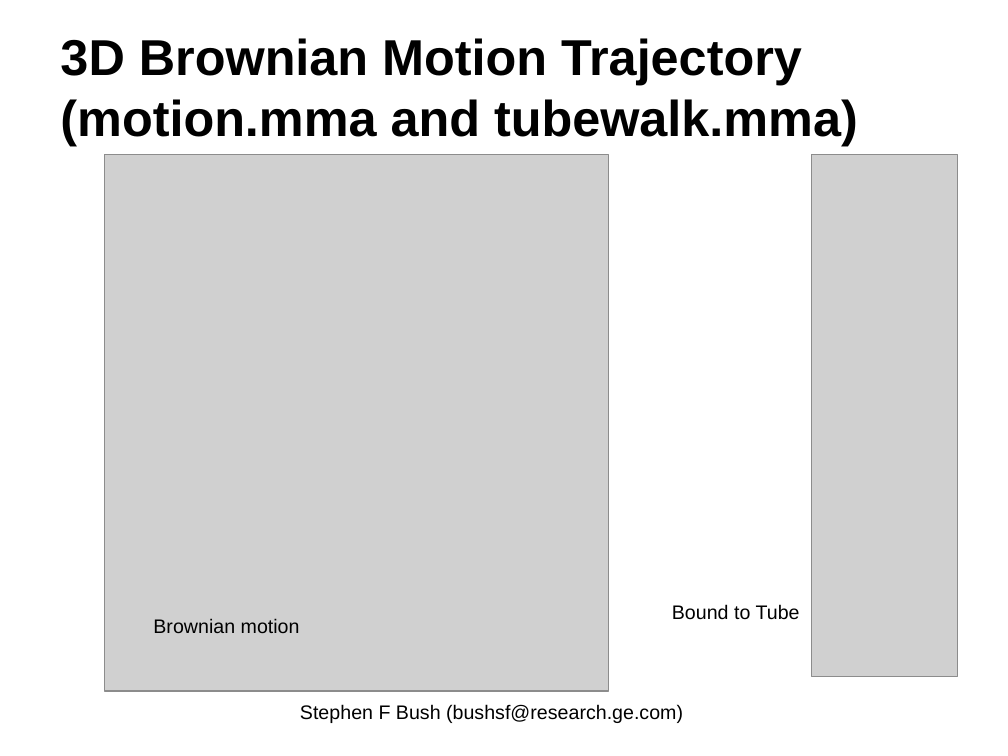
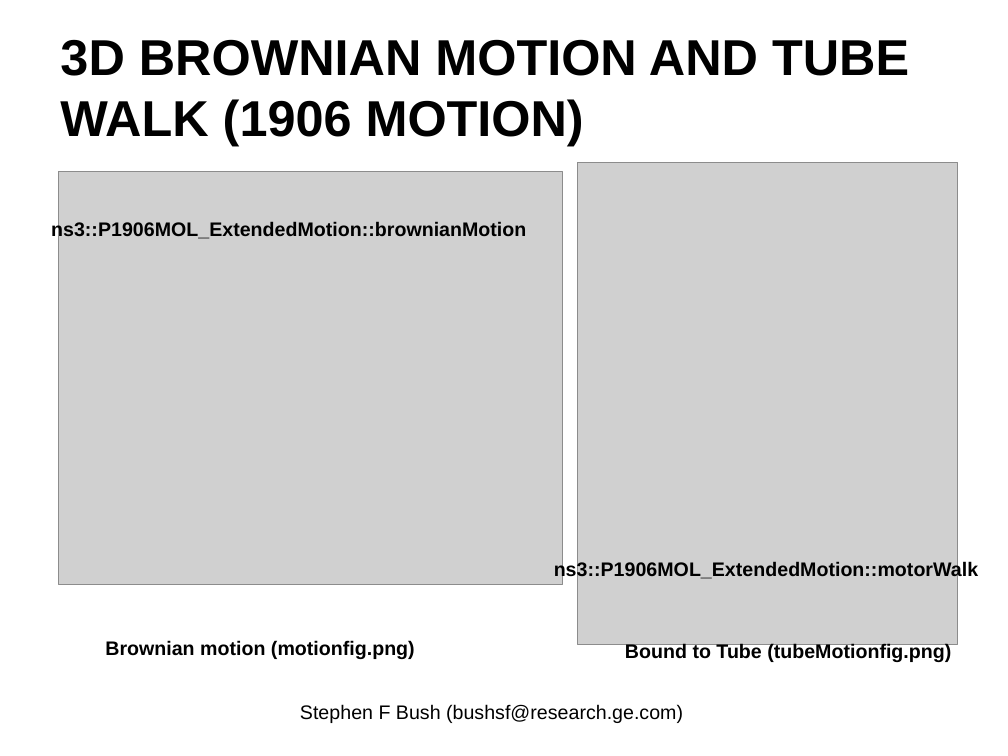
Before and after one commit to EnzoRong1013/ieee-p1906-1-reference-code, a slide deck: slide 11 of trunk/docs/p1906-1-Field-Component-Update.pptx (slide 7 before the commit). Drawn at 1008x756 pixels with LibreOffice and Linux fonts; fonts in the diff are those of the drawing; grey boxes stand for pictures. Boxes give left, top, right and bottom in pixels: in the first picture for what was removed or moved away, otherwise in the second. Text is boxed around its words. In the diff, an @@ line names an element or a change of style, - is before the commit and + after.

```diff
--- a/trunk/docs/p1906-1-Field-Component-Update.pptx
+++ b/trunk/docs/p1906-1-Field-Component-Update.pptx
@@ title at bbox=[60, 39, 909, 145]: text changed @@
-3D Brownian Motion Trajectory (motion.mma and tubewalk.mma)
+3D BROWNIAN MOTION AND TUBE WALK (1906 MOTION)
@@ picture: place and size @@
-picture at bbox=[105, 155, 609, 691]
+picture at bbox=[58, 171, 562, 585]
@@ picture added at bbox=[578, 162, 958, 644] @@
@@ picture removed at bbox=[811, 155, 958, 676] @@
@@ text added at bbox=[51, 221, 526, 241], 14 pt, text #000000, bold @@
+ns3::P1906MOL_ExtendedMotion::brownianMotion
@@ text added at bbox=[554, 560, 978, 580], 14 pt, text #000000, bold @@
+ns3::P1906MOL_ExtendedMotion::motorWalk
@@ text at bbox=[105, 640, 415, 659]: text changed; bold on @@
-Brownian motion
+Brownian motion (motionfig.png)
@@ text at bbox=[625, 643, 951, 662]: text changed; bold on @@
-Bound to Tube
+Bound to Tube (tubeMotionfig.png)
```
Also in this commit, not shown: 14 other slides changed, 4 slides added, 4 slides removed.
